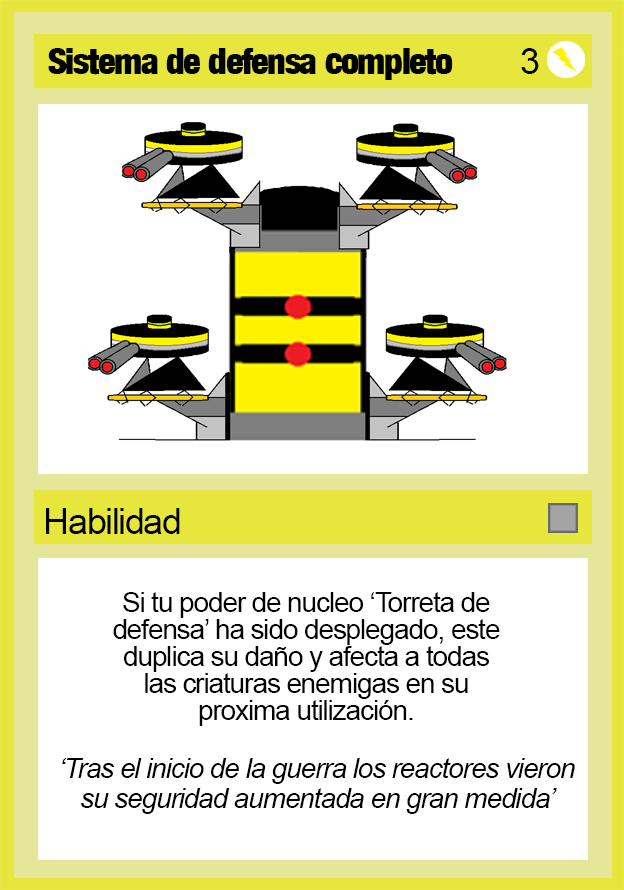
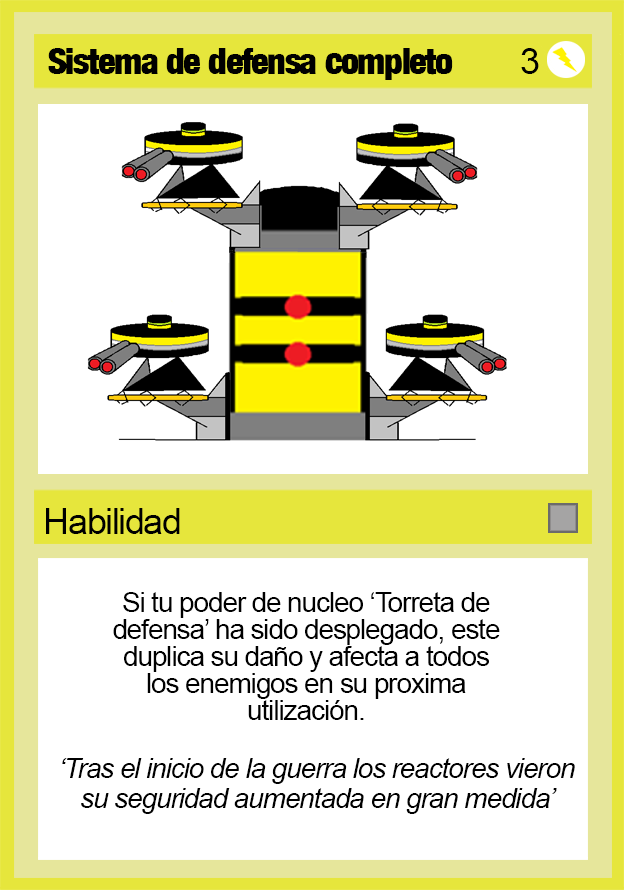
Two versions of the same layered image (w=624, h=890). Layer-by-layer changes:
painted on "Si tu poder de nucleo ‘Torreta de defensa’ ha sido desplegado," over [145, 651, 476, 726]
